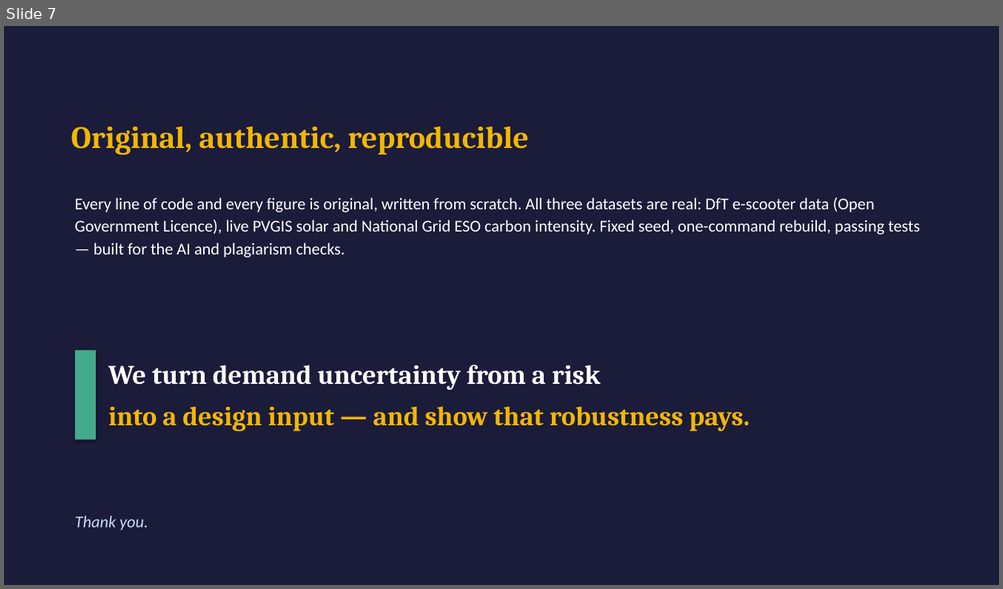
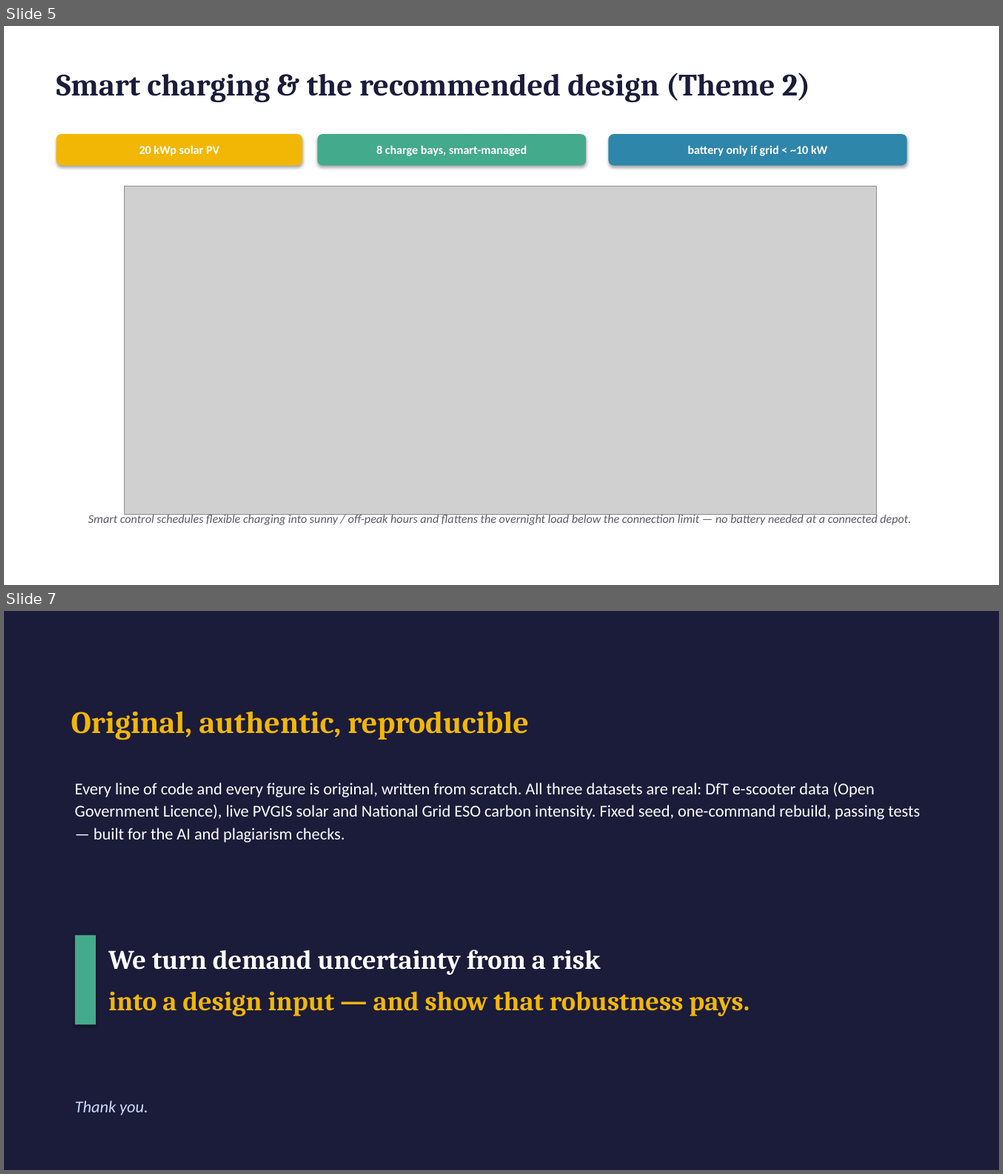
Before and after one commit to Gourav88502/emicromobility-robust-charging, a slide deck: outputs/Presentation.pptx. Shown one above the other, each under a label of ours: slide 7 before the commit, slides 5 and 7 after it; the slides between them are not shown. The pictures are 1003x589 and 1003x1174 pixels, drawn with LibreOffice and Linux fonts; fonts in the diff are those of the drawing; grey boxes stand for pictures. Boxes give left, top, right and bottom in pixels: in the first picture for what was removed or moved away, otherwise in the second. Text is boxed around its words. In the diff, an @@ line names an element or a change of style, - is before the commit and + after.

Commit message:
Implement smart (deferrable) charging + ToU + export cap + marginal carbon
Addresses the head-professor critique in full and reframes the model on a more
defensible, honest basis:

- SMART (deferrable) charging is now the baseline operating strategy (Theme 2):
  the flexible daily charging energy is scheduled across the depot dwell window
  following PV availability and off-peak tariff, flattening the load. This is the
  realistic outcome of managed depot charging.
- Export is capped by the grid connection (physical fix); time-of-use tariff and
  a peak demand/capacity charge added; carbon savings now use the MARGINAL grid
  emissions factor (consequential), not the system average.
- Key finding (honest, validated): once charging is smart, the load flattens
  below the connection, so AT A GRID-CONNECTED DEPOT A BATTERY DOES NOT PAY — the
  robust design is solar PV + smart-managed bays. The robustness sweep quantifies
  the boundary: storage becomes essential only as the connection weakens to
  <= ~10 kW (toward off-grid). Recommended: 20 kWp PV + 8 bays, ~GBP36k, value of
  robustness 65% (worst-case cost -GBP91.5k/yr; service 86%->97%).
- Economics: PV residual value + DoD/calendar battery degradation; LCOE excludes
  the notional unmet penalty (bug fix).
- README, executive summary and presentation reframed; 11/11 tests pass; 7/7
  benchmarks validated; robust beats naive in 100% of penalty x grid cells.

```diff
--- a/outputs/Presentation.pptx
+++ b/outputs/Presentation.pptx
@@ slide 5 added at (4,26,999,585), background #FFFFFF @@
@@ text added at (57,73,810,103), 30 pt, text #1B1B3A, bold @@
+Smart charging & the recommended design (Theme 2)
@@ rounded rectangle added at (57,134,302,166), fill #F2B705, 11.5 pt, text #FFFFFF, bold @@
+20 kWp solar PV
@@ rounded rectangle added at (317,134,586,166), fill #43AA8B, 11.5 pt, text #FFFFFF, bold @@
+8 charge bays, smart-managed
@@ rounded rectangle added at (609,134,907,166), fill #2E86AB, 11.5 pt, text #FFFFFF, bold @@
+battery only if grid < ~10 kW
@@ picture added at (124,187,876,514) @@
@@ text added at (88,514,910,526), 11.5 pt, text #5A5A66, italic @@
+Smart control schedules flexible charging into sunny / off-peak hours and flattens the overnight load below the connection limit — no battery needed at a connected depot.
```
Also in this commit, not shown: 2 slides changed, 1 slide removed, 35 other files.
